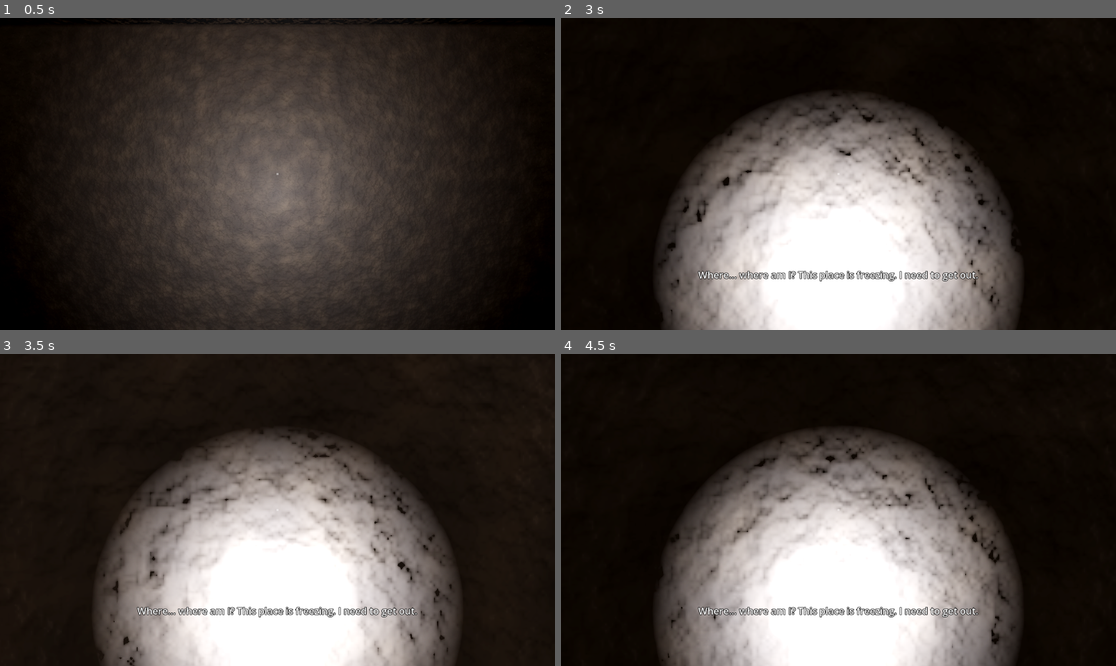
Above: before the commit, frames 1-4 (two rows, left to right).
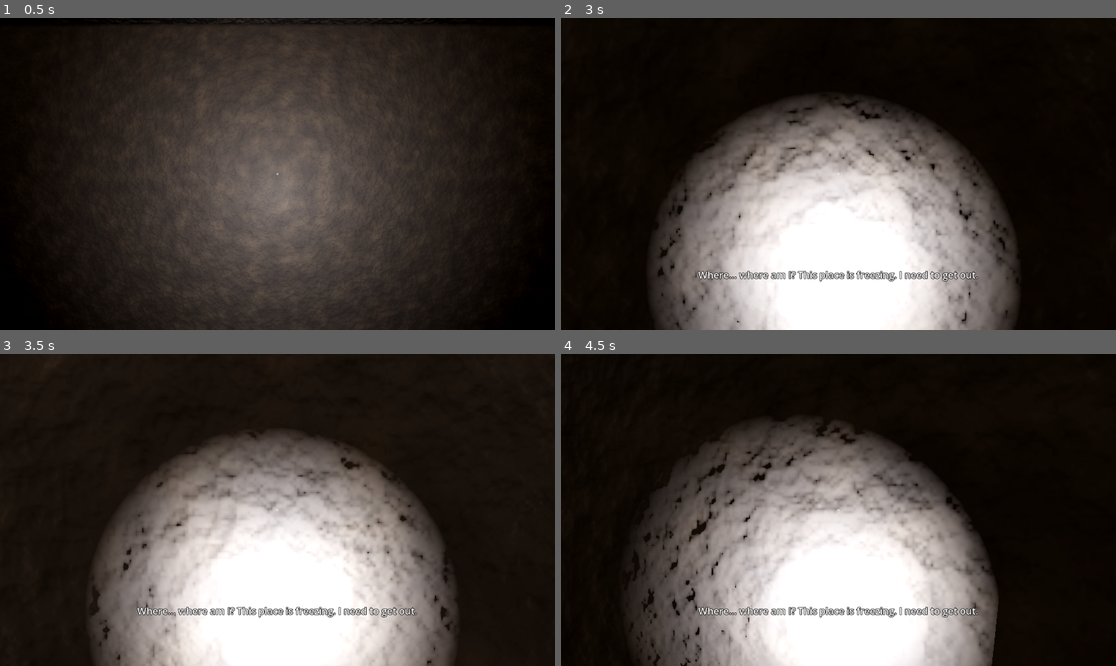
Above: after the commit, the same moments.

Repository: Sourish25/wwna
Game: Godot game, scene res://src/levels/room.tscn
The game is run twice, just before and just after one commit, with the same random seed, the same clock (stepped at 60 frames per second) and the same inputs. Sound files missing from this copy of the repository are replaced by a short silence.
Inputs (mouse positions are in pixels of both pictures, inside the frame that each line leads up to):
- Up to frame 1 (0.5 s): no input
- Up to frame 2 (3 s): tap Enter (ui_accept) at 0.5, 0.77, 1.52, 2, 2.75 s; move the mouse to (866, 174) at 0.52 s; hold W from 0.53 s (still down); tap F at 0.6, 2.85 s; click (866, 174) at 0.67 s; move the mouse to (810, 174) at 1.27 s; tap E at 1.35 s; click (810, 174) at 1.42 s; move the mouse to (849, 167) at 2.02 s; hold Space 2.03-2.78 s; click (849, 167) at 2.17 s; move the mouse to (832, 180) at 2.77 s; click (832, 180) at 2.92 s
- Up to frame 3 (3.5 s): keep holding W; tap Enter (ui_accept) at 3.02 s
- Up to frame 4 (4.5 s): keep holding W; move the mouse to (877, 513) at 3.52 s; tap E at 3.6 s; click (877, 513) at 3.67 s; tap Enter (ui_accept) at 3.77 s; move the mouse to (794, 506) at 4.27 s; tap Space at 4.35 s; click (794, 506) at 4.42 s

Frame 1 is identical in both runs. In frame 2, 6.7% of the frame differs, in the area x 16-83%, y 24-100%; in frame 3, 6.6%; in frame 4, 17%, in the area x 12-83%, y 20-100%.

Commit message:
Ignore mouse input on HUDControl to fix mouse camera movement, and auto-capture mouse on left-click

Diff:
--- a/src/characters/player/player.gd
+++ b/src/characters/player/player.gd
@@ -44,6 +44,10 @@
 		rotate_y(-event.relative.x * mouse_sensitivity)
 		camera_pivot.rotate_x(-event.relative.y * mouse_sensitivity)
 		camera_pivot.rotation.x = clamp(camera_pivot.rotation.x, deg_to_rad(-80), deg_to_rad(80))
+
+	if event is InputEventMouseButton:
+		if event.button_index == MOUSE_BUTTON_LEFT and event.pressed:
+			Input.mouse_mode = Input.MOUSE_MODE_CAPTURED
 
 	if event.is_action_pressed("ui_cancel"):
 		if Input.mouse_mode == Input.MOUSE_MODE_CAPTURED:
--- a/src/ui/hud.tscn
+++ b/src/ui/hud.tscn
@@ -32,6 +32,7 @@
 anchor_bottom = 1.0
 grow_horizontal = 2
 grow_vertical = 2
+mouse_filter = 2
 
 [node name="Crosshair" type="ColorRect" parent="HUDControl"]
 layout_mode = 1
